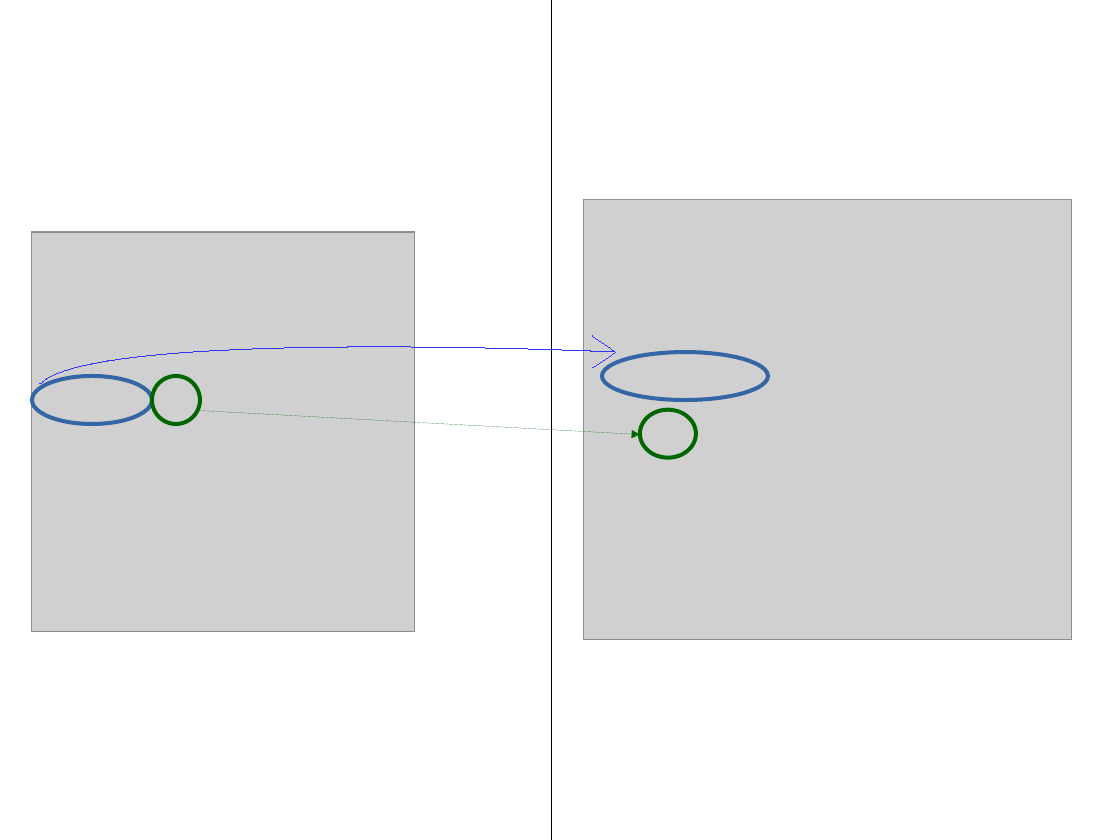
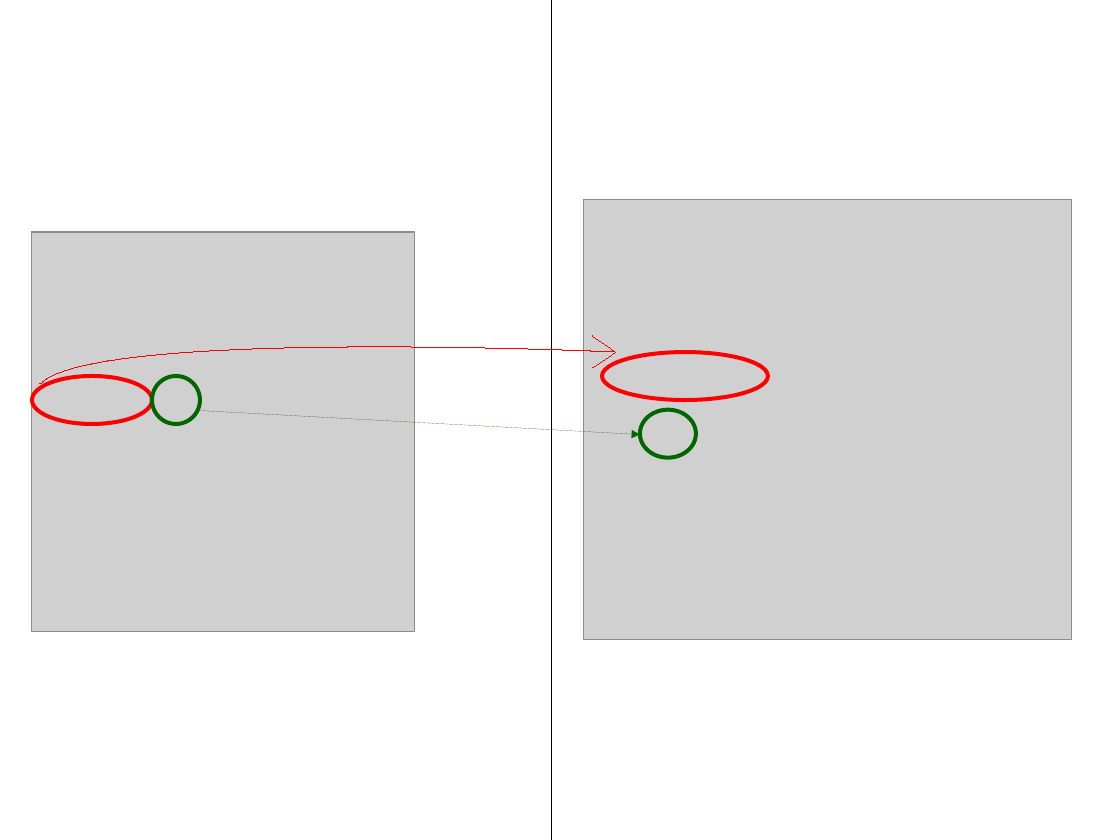
Before and after one commit to Bengaluru17/team-6, a slide deck: slide 5 of demo/demo2/demo2a.odp. Drawn at 1120x840 pixels with LibreOffice and Linux fonts; fonts in the diff are those of the drawing; grey boxes stand for pictures. Boxes give left, top, right and bottom in pixels: in the first picture for what was removed or moved away, otherwise in the second. Text is boxed around its words. In the diff, an @@ line names an element or a change of style, - is before the commit and + after.

```diff
--- a/demo/demo2/demo2a.odp
+++ b/demo/demo2/demo2a.odp
@@ freeform shape at <box>40,336,616,384</box>: outline #3333FF 0 pt to #FF0000 0 pt @@
@@ ellipse at <box>603,352,768,399</box>: outline #3465A4 2.83 pt to #FF0000 2.83 pt @@
@@ ellipse at <box>32,376,151,424</box>: outline #3465A4 2.83 pt to #FF0000 2.83 pt @@
```
Also in this commit, not shown: 6 other slides changed.
